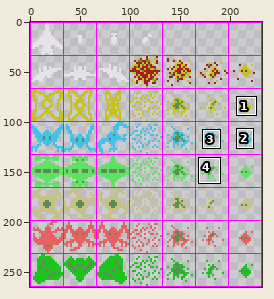
Two versions of one sprite sheet, extranion/data/spritesheet/exerion-sheet-x2.png. The first picture is a wide view before the edit; the outline marks the close-up.
Close-up. Before:
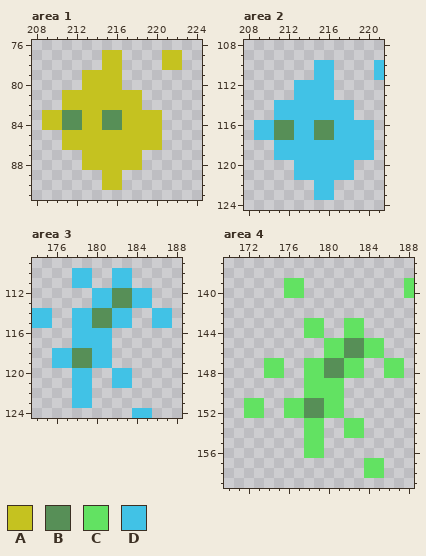
The file is 232x265 pixels. Shown: area 1: x 208..224, y 76..91; area 2: x 208..221, y 108..124; area 3: x 174..188, y 109..124; area 4: x 170..188, y 137..159. The commit also changed other parts of the picture, which this record leaves out.
Palette (. is transparent): A #c5c220  B #578f57  C #62e262  D #41c2e6
Pixels before, area 1, first column x 209:
77 ......AA....AA
78 ......AA....AA
79 ....AAAA......
80 ....AAAA......
81 ..AAAAAAAA....
82 ..AAAAAAAA....
83 AABBAABBAAAA..
84 AABBAABBAAAA..
85 ..AAAAAAAAAA..
86 ..AAAAAAAAAA..
87 ....AAAAAA....
88 ....AAAAAA....
89 ......AA......
90 ......AA......
Pixels before, area 2, first column x 209:
110 ......DD....D
111 ......DD....D
112 ....DDDD.....
113 ....DDDD.....
114 ..DDDDDDDD...
115 ..DDDDDDDD...
116 DDBBDDBBDDDD.
117 DDBBDDBBDDDD.
118 ..DDDDDDDDDD.
119 ..DDDDDDDDDD.
120 ....DDDDDD...
121 ....DDDDDD...
122 ......DD.....
123 ......DD.....
Pixels before, area 3, first column x 174:
110 ....DD..DD....
111 ....DD..DD....
112 ......DDBBDD..
113 ......DDBBDD..
114 DD..DDBBDD..DD
115 DD..DDBBDD..DD
116 ....DDDD......
117 ....DDDD......
118 ..DDBBDD......
119 ..DDBBDD......
120 ....DD..DD....
121 ....DD..DD....
122 ....DD........
123 ....DD........
124 ..........DD..
Pixels before, area 4, first column x 172:
139 ....CC..........C
140 ....CC..........C
141 .................
142 .................
143 ......CC..CC.....
144 ......CC..CC.....
145 ........CCBBCC...
146 ........CCBBCC...
147 ..CC..CCBBCC..CC.
148 ..CC..CCBBCC..CC.
149 ......CCCC.......
150 ......CCCC.......
151 CC..CCBBCC.......
152 CC..CCBBCC.......
153 ......CC..CC.....
154 ......CC..CC.....
155 ......CC.........
156 ......CC.........
157 ............CC...
158 ............CC...
Once edited:
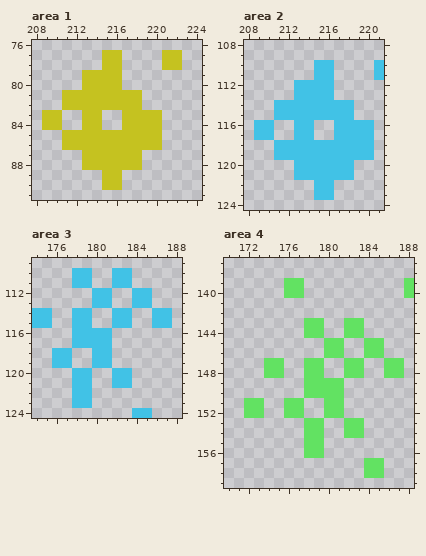
Diff:
Area 1:
The edit erases colour B in rows 83 to 84 at x 211 to 212 and 215 to 216.
Area 2:
The edit erases colour B in rows 116 to 117 at x 211 to 212 and 215 to 216.
Area 3:
The edit erases colour B in rows 112 to 113 at x 182 to 183; in rows 114 to 115 at x 180 to 181; in rows 118 to 119 at x 178 to 179.
Area 4:
The edit erases colour B in rows 145 to 146 at x 182 to 183; in rows 147 to 148 at x 180 to 181; in rows 151 to 152 at x 178 to 179.
Boxes around the changes in both close-ups, in picture pixels (x1, y1, x2, y2):
erased: (62, 110, 122, 130)
erased: (274, 120, 334, 140)
erased: (72, 288, 132, 368)
erased: (304, 338, 364, 418)
